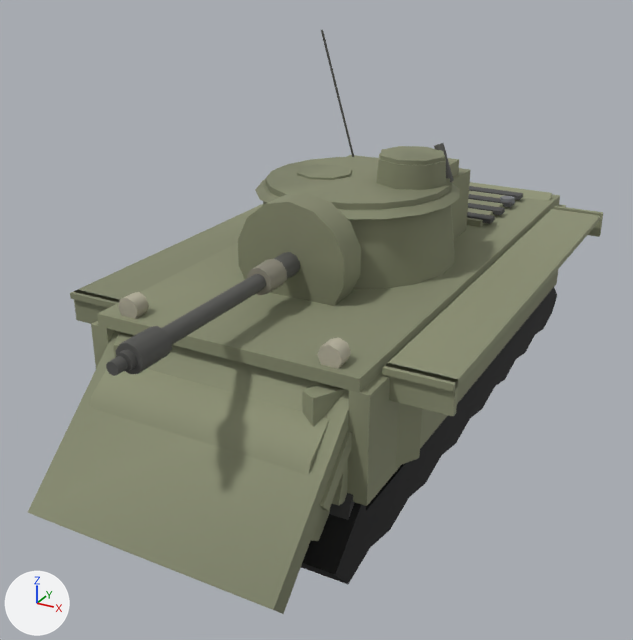
One commit to the glTF model client/assets/models/m4a3e2-jumbo.glb: the scene before it, then after it.
Both versions are drawn from a 50 mm lens placed at (3.9, -8.35, 5.04), pointed at (-0.19, -0.91, 1.32). Lighting does not change. The marker at lower left points along +X, +Y and +Z. The older version comes first. Where no turn or scale is listed for an object, it has been applied to the vertices. Vertices at exactly the same position are counted once.

Script lines for the objects in view, before the commit:
```python
me_mesh_16 = bpy.data.meshes.new('Mesh_16')
me_mesh_16.from_pydata(...)  # 160 vertices, 296 faces; spans x -1.34..1.34, y -3.38..3.38, z 0.1..1.11
me_mesh_16.materials.append(mat_tracks_mat)
me_mesh_17 = bpy.data.meshes.new('Mesh_17')
me_mesh_17.from_pydata(...)  # 184 vertices, 292 faces; spans x -1.95..1.95, y -3.42..2.95, z 0.79..2.12
me_mesh_17.materials.append(mat_hullside_mat)
me_mesh_18 = bpy.data.meshes.new('Mesh_18')
me_mesh_18.from_pydata(...)  # 30 vertices, 52 faces; spans x -1.22..1.22, y -4.12..-2.23, z 0.38..1.89
me_mesh_18.materials.append(mat_glacis_mat)
me_mesh_21 = bpy.data.meshes.new('Mesh_21')
me_mesh_21.from_pydata(...)  # 84 vertices, 136 faces; spans x -1.31..1.31, y -2.95..2.95, z 1.81..2.05
me_mesh_21.materials.append(mat_hulltop_mat)
# before: 0 (1.31, -2.95, 1.93) at pixel (359, 378), 1 (1.31, -2.95, 1.81) at pixel (359, 392), 6 (-1.31, -2.95, 1.93) at pixel (97, 313), 7 (-1.31, -2.95, 1.81) at pixel (98, 325)
ob_glacis = bpy.data.objects.new('glacis', me_mesh_18)
ob_glacis.location = (0.0, 0.0, 0.0)
ob_hullside = bpy.data.objects.new('hullSide', me_mesh_17)
ob_hullside.location = (0.0, 0.0, 0.0)
ob_hulltop = bpy.data.objects.new('hullTop', me_mesh_21)
ob_hulltop.location = (0.0, 0.0, 0.0)
ob_tracks = bpy.data.objects.new('tracks', me_mesh_16)
ob_tracks.location = (0.0, 0.0, 0.0)
# also in view: 'turretRoof' at (0.0, -0.28, 3.34); 'mantlet' at (0.0, -1.6, 2.27); 'turretFront' at (0.0, -0.24, 2.33); 'turretSide' at (0.0, -0.37, 2.66); 'barrel' at (0.0, -2.87, 2.26)
```
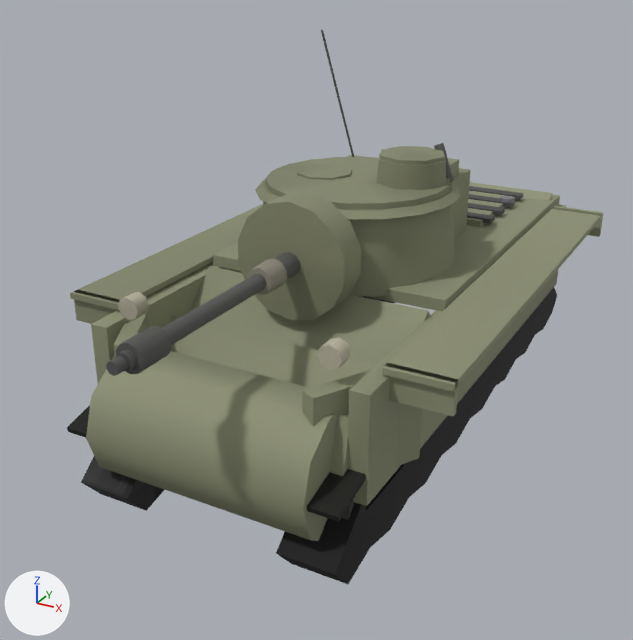
Location of each change, [x1, y1, x2, y2] in pixels of the pictures (633 x 640 px; the box of a moved part takes in the faces that stretch with it):
'glacis', reshaped (7% wider): before [28, 330, 349, 614]; after [86, 266, 430, 541]
'hullTop', reshaped (25% narrower, 39% shorter): before [97, 186, 560, 393]; after [213, 186, 560, 312]
'tracks', reshaped: before [301, 287, 557, 584]; after [67, 287, 557, 584]
part 1 of me_mesh_16, added (mostly hidden): after [67, 405, 366, 522]
part 2 of me_mesh_16, surface changed (lighter): before [302, 514, 346, 574]; after [276, 518, 346, 574]
part 3 of me_mesh_18, moved or reshaped: before [28, 330, 349, 614]; after [189, 266, 430, 364]
part 4 of me_mesh_21, moved or reshaped: before [97, 253, 447, 393]; after [213, 253, 447, 312]

The edits, one by one:
me_mesh_16 is used by ob_tracks; location (0.0, 0.0, 0.0).
me_mesh_16 had 160 vertices, 296 faces and spanned x -1.34..1.34, y -3.38..3.38, z 0.1..1.11.
me_mesh_16 now has 192 vertices, 344 faces and spans x -1.38..1.38, y -3.42..3.38, z 0.1..1.2.
Part 1, on me_mesh_16:
16 vertices are added at x -1.38..0.74, y -3.42..3.37, z 0.92..1.2.
16 new vertices lie (0.64, 0.0, 0.0) away from vertices in x -1.38..0.74, y -3.42..3.37, z 0.92..1.2.
48 new faces join them.
me_mesh_16 part 2: 48 kept faces spanning x 0.78..1.34, y -3.38..1.65, z 0.38..1.11 get new texture (UV) coordinates.
me_mesh_18 is used by ob_glacis; location (0.0, 0.0, 0.0).
me_mesh_18 had 30 vertices, 52 faces and spanned x -1.22..1.22, y -4.12..-2.23, z 0.38..1.89.
me_mesh_18 now has 30 vertices, 52 faces and spans x -1.22..1.22, y -3.47..-1.21, z 0.38..1.88.
me_mesh_18 part 3: the loose piece of 8 vertices spanning x -1.22..1.22, y -4.12..-2.56, z 0.41..1.89 is scaled about its middle by (1, 0.948, 0.948), then moved by (0.0, 1.38, 0.03).
me_mesh_21 is used by ob_hulltop; location (0.0, 0.0, 0.0).
me_mesh_21 had 84 vertices, 136 faces and spanned x -1.31..1.31, y -2.95..2.95, z 1.81..2.05.
me_mesh_21 now has 84 vertices, 136 faces and spans x -1.31..1.31, y -1.15..2.95, z 1.81..2.05.
Part 4, on me_mesh_21:
Vertices 0, 1, 6, 7 of me_mesh_21 move by (0.0, 1.8, 0.0).
